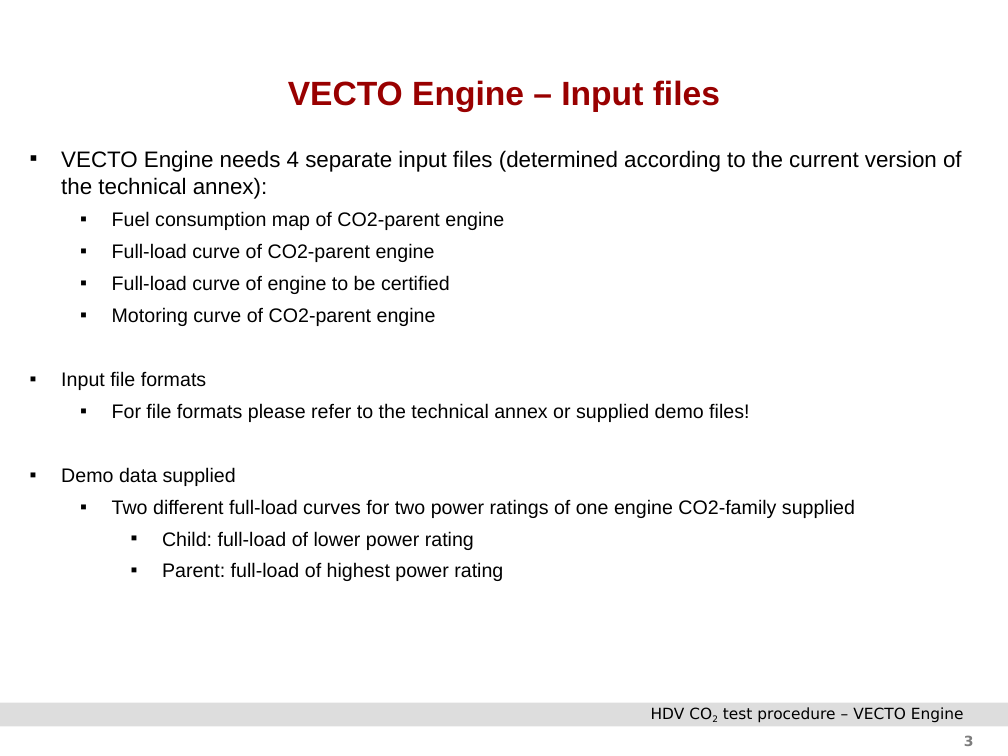
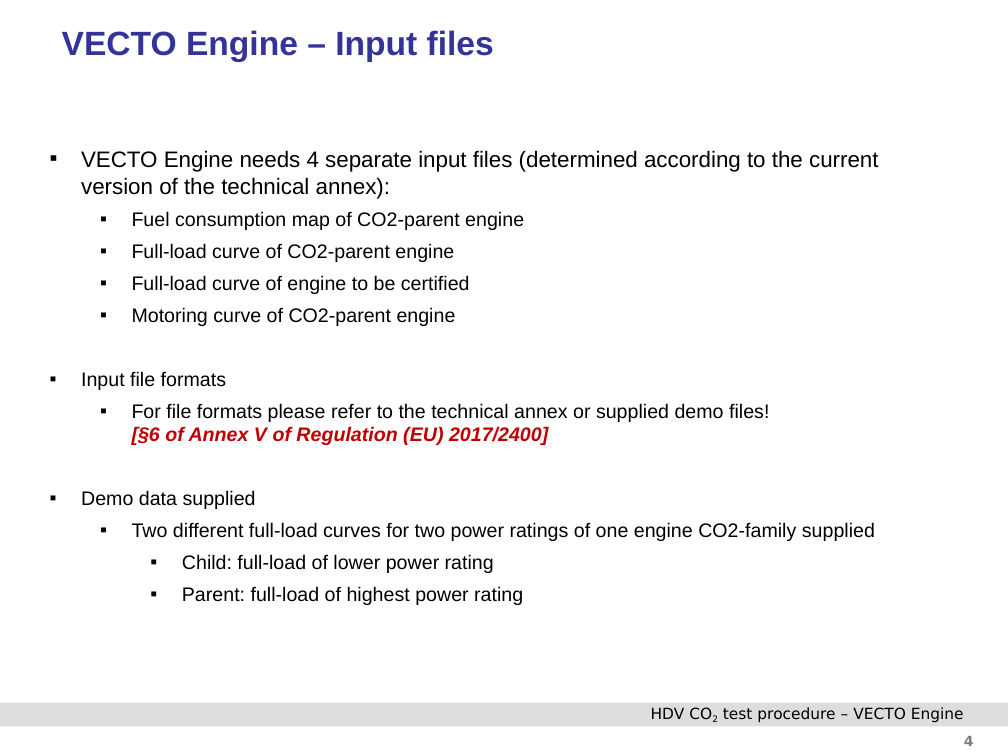
Before and after one commit to NSEE/VECTO_ENGINE_BR, a slide deck: slide 4 of Documentation/TUG_VECTO_Engine_Manual.pptx (slide 3 before the commit). Drawn at 1008x756 pixels with LibreOffice and Linux fonts; fonts in the diff are those of the drawing; background and template pictures are left out. Boxes give left, top, right and bottom in pixels: in the first picture for what was removed or moved away, otherwise in the second. Text is boxed around its words. In the diff, an @@ line names an element or a change of style, - is before the commit and + after.

```diff
--- a/Documentation/TUG_VECTO_Engine_Manual.pptx
+++ b/Documentation/TUG_VECTO_Engine_Manual.pptx
@@ title "VECTO Engine – Input files": place and size @@
-title "VECTO Engine – Input files" at (288, 80, 720, 112)
+title "VECTO Engine – Input files" at (62, 30, 494, 62)
@@ title "VECTO Engine – Input files" at (62, 30, 494, 62): text colour #990000 to #333399; alignment centre to left @@
@@ text "VECTO Engine needs 4 separate ...": place and size @@
-text "VECTO Engine needs 4 separate ..." at (61, 150, 962, 581)
+text "VECTO Engine needs 4 separate ..." at (81, 150, 879, 605)
@@ text at (132, 403, 769, 445): text changed @@
-  ▪ For file formats please refer to the technical annex or supplied demo files!
+  ▪ For file formats please refer to the technical annex or supplied demo files!
+    [§6 of Annex V of Regulation (EU) 2017/2400]
@@ page number at (964, 736, 974, 746): text changed @@
-3
+4
```
Also in this commit, not shown: 8 other slides changed, 3 slides added, 1 other file.
